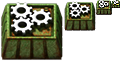
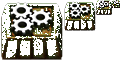
Before/after of a 120px x 64px layered artwork. What changed in the layer stack:
showed "assembling-machine-3.png copy #1" over [1, 0, 120, 60]
hid "assembling-machine-3.png copy #2" over [1, 0, 120, 60]
hid "assembling-machine-3.png copy #4" over [1, 0, 120, 60]
